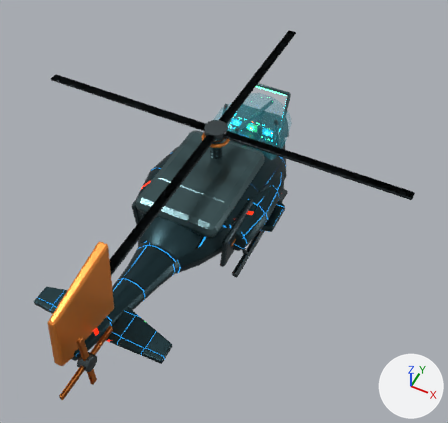
The glTF model public/assets/original/models/support/pass65-chopper-gunner-lod1.glb: old version first, new version second.
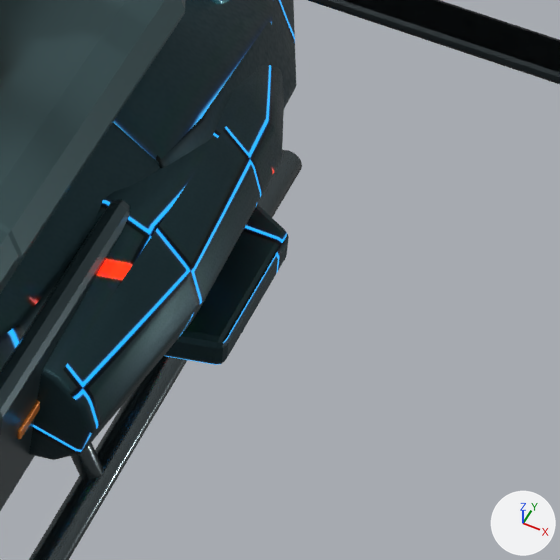
The first picture shows the older version from a 50 mm camera at (4.08, -8.24, 9.33) aimed at (0.08, -0.25, -0.65). The close-ups show the older and then the newer version on the part from 51% to 76% of the width and 38% to 64% of the height of that picture. Only the edits that show in the close-ups are written down. Lighting does not change. The marker at lower right points along +X, +Y and +Z. Where no turn or scale is listed for an object, it has been applied to the vertices.

Objects in the first close-up: 'Chopper_EngineDeck_LOD1', 'Chopper_EnginePod_1_LOD1', 'Chopper_MainBlade_1_LOD1', 'Chopper_MainBlade_3_LOD1', 'Chopper_RearArmorDoor_1_LOD1', 'Chopper_RearCabin_LOD1', 'Chopper_RearEngineCowling_LOD1', 'Chopper_SkidStrut_1_-0.84_LOD1', 'Chopper_Skid_1_LOD1', 'Chopper_Sponson_1_LOD1', 'Chopper_TaperedFuselage_LOD1' and 2 more.
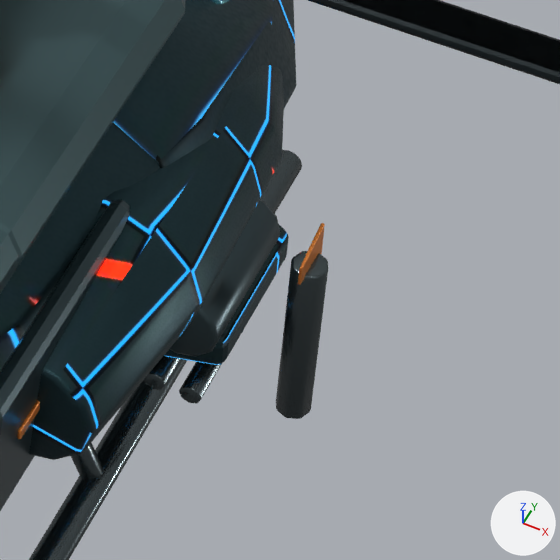
Location of each change, [x1, y1, x2, y2] in pixels of the close-ups (560 x 560 px):
'Chopper_Missile_1_LOD1', added
    after: [276, 251, 328, 419]
'Chopper_RocketPod_1_LOD1', added
    after: [170, 200, 280, 357]
'Chopper_RocketTube_1_1_LOD1', added
    after: [179, 362, 221, 404]
'Chopper_RocketTube_1_0_LOD1', added
    after: [144, 356, 181, 390]
'Chopper_MissileFin_1_LOD1', added (orange)
    after: [298, 223, 325, 285]
'Chopper_Sponson_1_LOD1', unchanged, covered by the edit
    before: [164, 204, 289, 365]
    after: [164, 225, 289, 365]

The change in detail:
Mesh me_cylinder_086_1 is new.
It has 112 vertices, 220 faces and spans x -0.14..0.14, y -0.14..0.14, z -1.0..1.0.
It uses material mat_mat_pass65chopper_gunmetal (dark grey #576164).
Mesh me_cylinder_091 is new.
It has 72 vertices, 140 faces and spans x -0.17..0.17, y -0.33..0.33, z -0.17..0.17.
It uses material mat_mat_pass65chopper_darkarmor (greyish cyan #425257).
Mesh me_chopper_missilefin__1_lod1_mesh is new.
It has 55 vertices, 106 faces and spans x -0.09..0.09, y -1.0..1.0, z -0.81..0.81.
It uses material mat_mat_pass65chopper_rescueaccent (orange #e58635).
Mesh me_cylinder_094_1 is new.
It has 112 vertices, 220 faces and spans x -0.075..0.075, y -0.075..0.075, z -0.44..0.44.
It uses material mat_mat_pass65chopper_gunmetal (dark grey #576164).
Object 'Chopper_RocketTube_1_1_LOD1' (ob_chopper_rockettube_1_1_lod1) is new; it shows me_cylinder_086_1.
Its parent is ob_pass65chopper_lod1.
Its location is (1.24, -0.34, -0.44).
Its rotation in degrees is (90, 0, 0).
Its scale is (0.35, 0.35, 0.35).
Object 'Chopper_RocketTube_1_0_LOD1' (ob_chopper_rockettube_1_0_lod1) is new; it shows me_cylinder_086_1.
Its parent is ob_pass65chopper_lod1.
Its location is (1.08, -0.34, -0.44).
Its rotation in degrees is (90, 0, 0).
Its scale is (0.35, 0.35, 0.35).
Object 'Chopper_RocketPod_1_LOD1' (ob_chopper_rocketpod_1_lod1) is new; it shows me_cylinder_091.
Its location is (1.16, -0.34, -0.08).
Object 'Chopper_MissileFin_1_LOD1' (ob_chopper_missilefin_1_lod1) is new; it shows me_chopper_missilefin__1_lod1_mesh.
Its parent is ob_pass65chopper_lod1.
Its location is (1.58, -0.38, 0.26).
Its scale is (0.11, 0.11, 0.11).
Object 'Chopper_Missile_1_LOD1' (ob_chopper_missile_1_lod1) is new; it shows me_cylinder_094_1.
Its location is (1.58, -0.38, -0.22).
